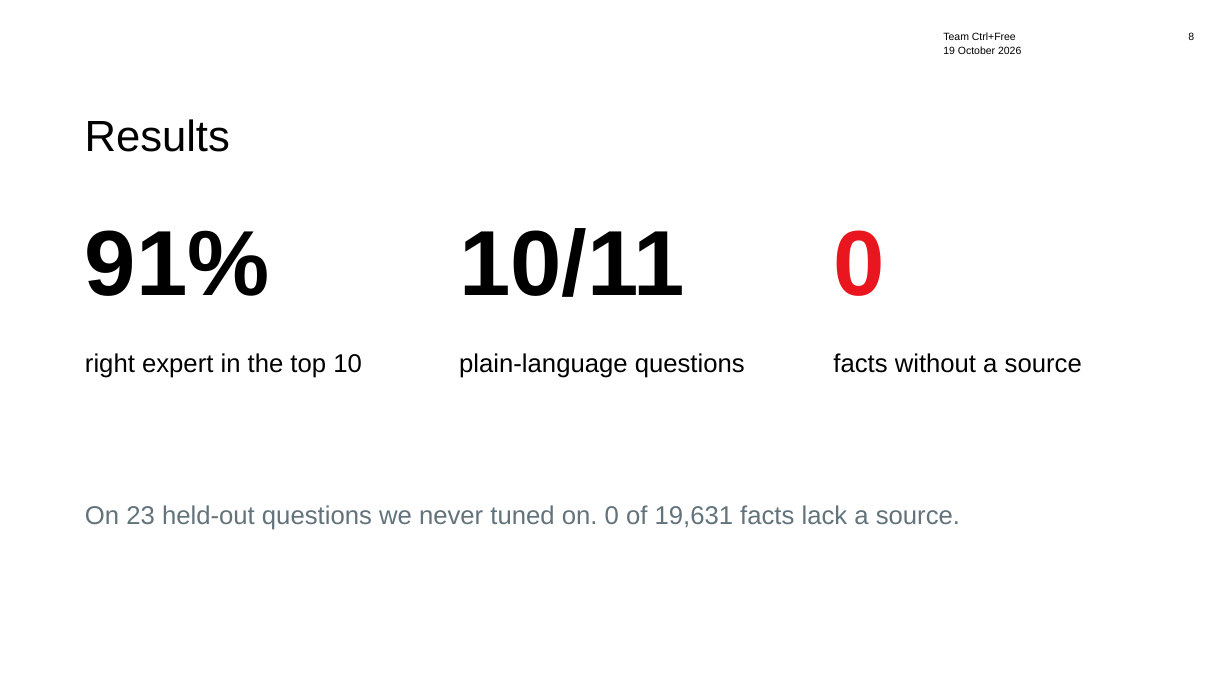
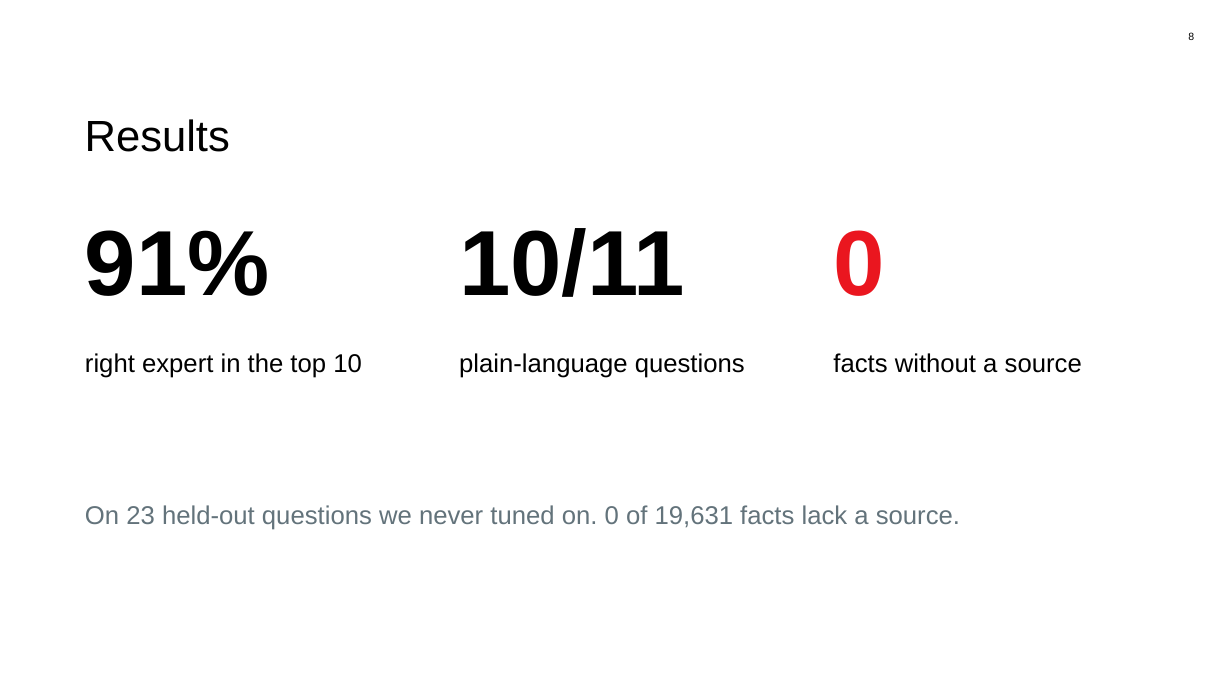
Before and after one commit to beSaif/mutz, a slide deck: slide 8 of research/Mutz_Pitch_lean_animated.pptx. Drawn at 1232x693 pixels with LibreOffice and Linux fonts; fonts in the diff are those of the drawing; background and template pictures are left out. Boxes give left, top, right and bottom in pixels: in the first picture for what was removed or moved away, otherwise in the second. Text is boxed around its words. In the diff, an @@ line names an element or a change of style, - is before the commit and + after.

```diff
--- a/research/Mutz_Pitch_lean_animated.pptx
+++ b/research/Mutz_Pitch_lean_animated.pptx
@@ text removed at [943, 46, 1021, 54] @@
-19 October 2026
@@ text removed at [943, 32, 1016, 40] @@
-Team Ctrl+Free
```
Also in this commit, not shown: 19 other slides changed, 1 other file.
